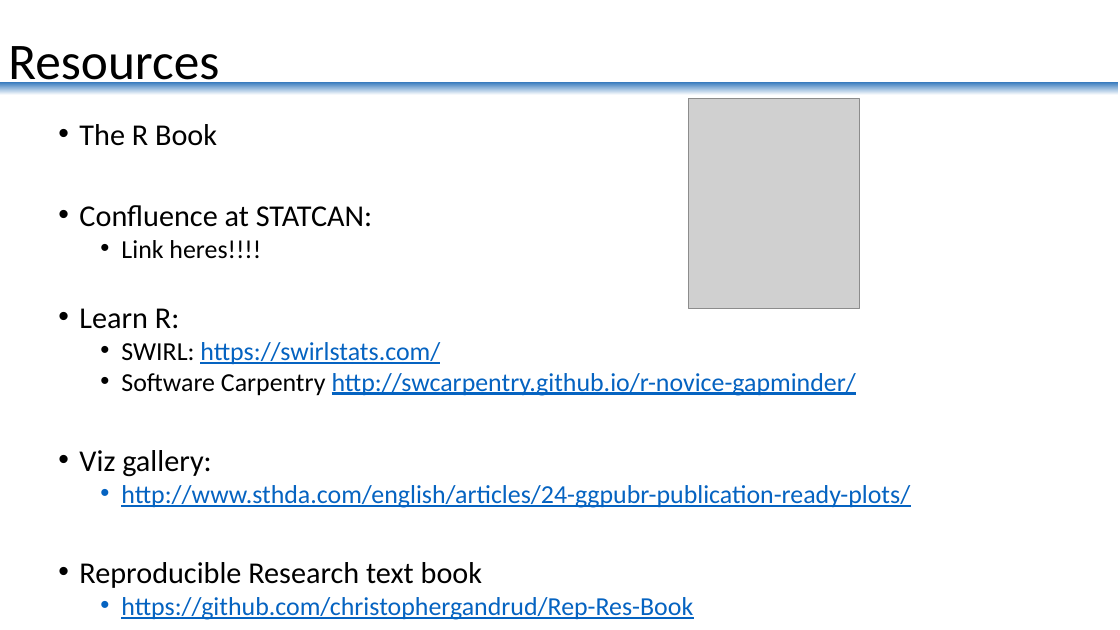
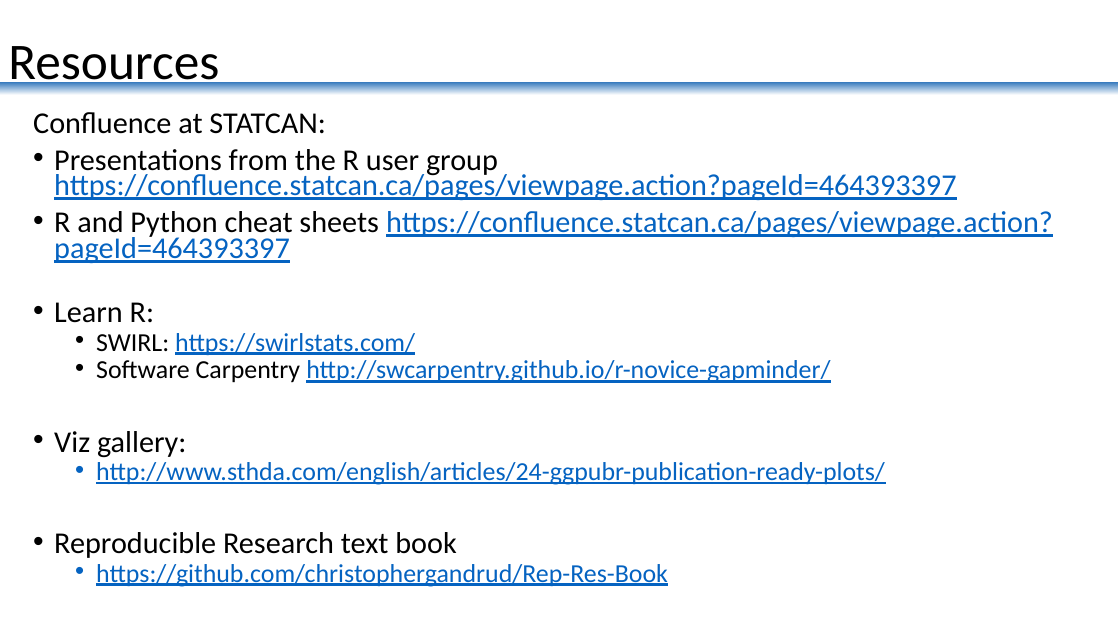
Before and after one commit to MagB/R_Course1, a slide deck: slide 13 of 1_Why_R/R_for_STATCAN.pptx. Drawn at 1120x630 pixels with LibreOffice and Linux fonts; fonts in the diff are those of the drawing; grey boxes stand for pictures. Boxes give left, top, right and bottom in pixels: in the first picture for what was removed or moved away, otherwise in the second. Text is boxed around its words. In the diff, an @@ line names an element or a change of style, - is before the commit and + after.

```diff
--- a/1_Why_R/R_for_STATCAN.pptx
+++ b/1_Why_R/R_for_STATCAN.pptx
@@ text "Confluence at STATCAN:": place and size @@
-text "Confluence at STATCAN:" at bbox=[79, 124, 910, 620]
+text "Confluence at STATCAN:" at bbox=[33, 112, 1053, 587]
@@ text at bbox=[33, 112, 885, 587]: bullet • to none; line spacing 0.8 to 0.7 @@
@@ picture removed at bbox=[689, 99, 860, 309] @@
@@ text at bbox=[54, 149, 1053, 264]: text changed; size 22.2 to 25.9 pt; text colour #000000 to #0563C1 @@
-  • Link heres!!!!
+• Presentations from the R user group https://confluence.statcan.ca/pages/viewpage.action?pageId=464393397
+• R and Python cheat sheets https://confluence.statcan.ca/pages/viewpage.action?pageId=464393397
@@ text at bbox=[79, 124, 217, 146]: paragraph removed @@
-• The R Book
```
Also in this commit, not shown: 3 other slides changed, 1 slide removed, 9 other files.
